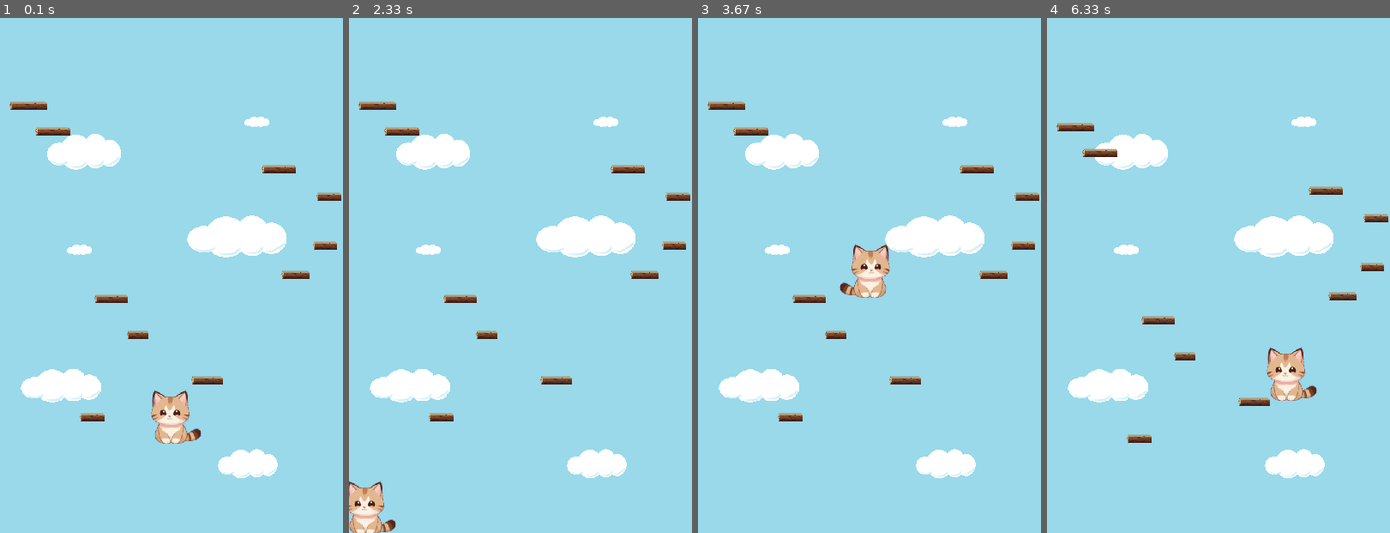
Above: before the commit, frames 1-4 (left to right).
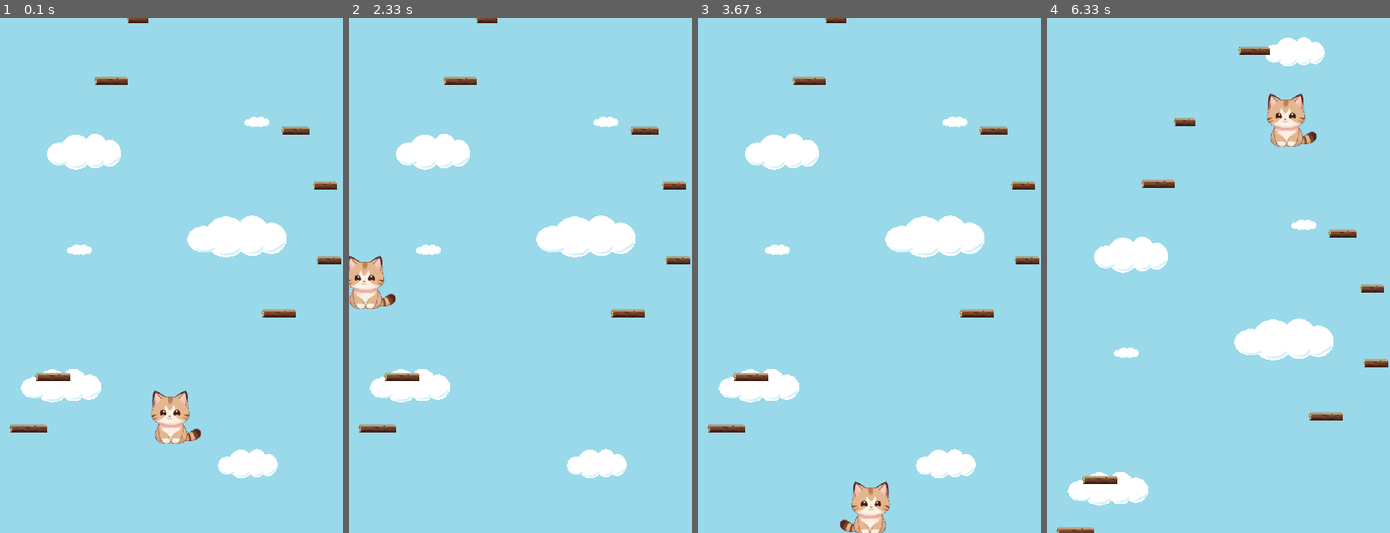
Above: after the commit, the same moments.

Repository: rasmusgraver/pygame_jumpy
Game: pygame game, started from main.py
The game is run twice, just before and just after one commit, with the same random seed, the same clock (stepped at 60 frames per second) and the same inputs.
Inputs:
- Up to frame 1 (0.1 s): no input
- Up to frame 2 (2.33 s): hold Right 0.33-0.8 s; hold Right 0.83-1.3 s; hold Left 1.33-1.87 s; hold Left 1.9-2.3 s
- Up to frame 3 (3.67 s): hold Right 2.33-2.97 s; hold Left 3-3.47 s; hold Right from 3.5 s (still down)
- Up to frame 4 (6.33 s): release Right at 3.97 s; hold Right 4-4.47 s; hold Left 4.5-5.03 s; hold Left 5.07-5.47 s; hold Right 5.5-6.13 s; hold Left from 6.17 s (still down)

The runs differ from the first frame. In frame 1, 2.5% of the frame differs, in the area x 2-100%, y 0-81%; in frame 2, 4.4%; in frame 3, 4.5%; in frame 4, 14%, in the area x 2-100%, y 3-100%.

Commit message:
Fikk til bg_scroll
og la inn max platforms, med rett utregning med screen height

Diff:
--- a/main.py
+++ b/main.py
@@ -11,8 +11,6 @@
 from imageLoader import *
 from player import Player
 from wood import init_platforms
-
-scroll = 0
 
 # set frame rate
 clock = pygame.time.Clock()
@@ -28,13 +26,14 @@
 # Initierer 10 tilfeldige platformer
 init_platforms(platform_group)
 
-# Fikk ikke til den her helt... Bare tar en fast bakgrunn
-# def draw_bg(bg_scroll):
-#	screen.blit(bg_image, (0, 0 + bg_scroll))
-#	screen.blit(bg_image, (0, -SCREEN_HEIGHT + bg_scroll))
+def draw_bg(bg_scroll):
+	screen.blit(bg_image, (0, 0 + bg_scroll))
+	screen.blit(bg_image, (0, -SCREEN_HEIGHT + bg_scroll))
 
 def main():
-    # Game loop
+
+    bg_scroll = 0
+
     run = True
     while run:
 
@@ -46,8 +45,9 @@
 
         # Draw background
         # Bedre bare å ha bakgrunnen fast?
-        screen.blit(bg_image, (0,0))
-        # draw_bg(scroll)
+        # screen.blit(bg_image, (0,0))
+        bg_scroll += scroll
+        draw_bg(bg_scroll)
 
         # Update platforms
         platform_group.update(scroll)
--- a/wood.py
+++ b/wood.py
@@ -18,9 +18,9 @@
 
 
 def init_platforms(spriteGroup):
-    for i in range(10):
+    for i in range(MAX_PLATFORMS):
         width = random.randint(20, 50)
         x = random.randint(0, SCREEN_WIDTH - width)
-        y = random.randint(40, 60) + 40*(i+1)
+        y = SCREEN_HEIGHT - random.randint(40, 60) - 70*(i+1)
         w = Wood(x, y, width)
         spriteGroup.add(w)
